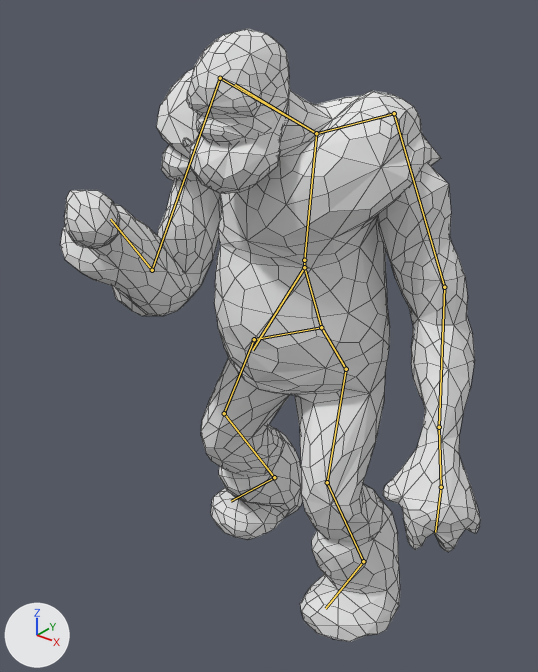
Two versions of the Blender file data/models/ogro/ogro.blend, one commit apart.
Camera for both pictures: a 50 mm camera at (3.55, -4.94, 2.96) aimed at (-0.18, -0.27, 0.07). Arrows for +X, +Y and +Z are at lower left; the lights stay in place. Both versions are drawn at the pose saved in each file; the numbers are the values there. The bones that bend it are drawn over the model as lines. Mesh edges are drawn as thin lines.
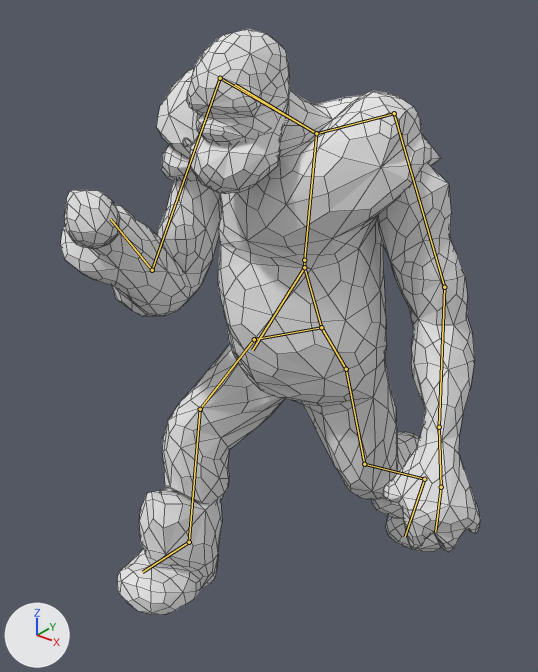
The change in detail:
Bone 'LegLeft' (bone_legleft) turns from (0, 0, 0) to (-37, 9, 2) degrees about its own x, y and z.
Bone 'TibiaLeft' (bone_tibialeft) turns from (0, 0, 0) to (6, -1, -1) degrees about its own x, y and z.
Bone 'FootLeft' (bone_footleft) turns from (0, 0, 0) to (-17, 0, 0) degrees about its own x, y and z.
Bone 'LegRight' (bone_legright) turns from (0, 0, 0) to (27, 0, 3) degrees about its own x, y and z.
Bone 'TibiaRight' (bone_tibiaright) moves from (0.0, 0.0, 0.0) to (-0.028, -0.22, 0.088).
Bone 'TibiaRight' (bone_tibiaright) turns from (2, -1, 1) to (21, -2, 7) degrees about its own x, y and z.
Bone 'FootRight' (bone_footright) moves from (0.0, 0.0, 0.0) to (-1.051, 0.357, 1.709).
Bone 'FootRight' (bone_footright) turns from (0, 0, 0) to (-36, -2, 9) degrees about its own x, y and z.

Changed parts and their boxes (x1, y1, x2, y2) in the pictures (538 x 672 px):
'Mesh', posed
    before: (60, 29, 480, 642)
    after: (60, 29, 480, 615)
bone 'LegLeft', root to tip
    before: (346, 369) to (327, 482)
    after: (346, 369) to (364, 464)
bone 'TibiaLeft', root to tip
    before: (327, 482) to (363, 561)
    after: (364, 464) to (424, 479)
bone 'FootLeft', root to tip
    before: (363, 561) to (325, 608)
    after: (424, 479) to (405, 536)
bone 'LegRight', root to tip
    before: (254, 339) to (224, 413)
    after: (254, 339) to (200, 409)
bone 'TibiaRight', root to tip
    before: (224, 413) to (274, 477)
    after: (200, 409) to (189, 542)
bone 'FootRight', root to tip
    before: (274, 477) to (231, 501)
    after: (189, 542) to (142, 572)
